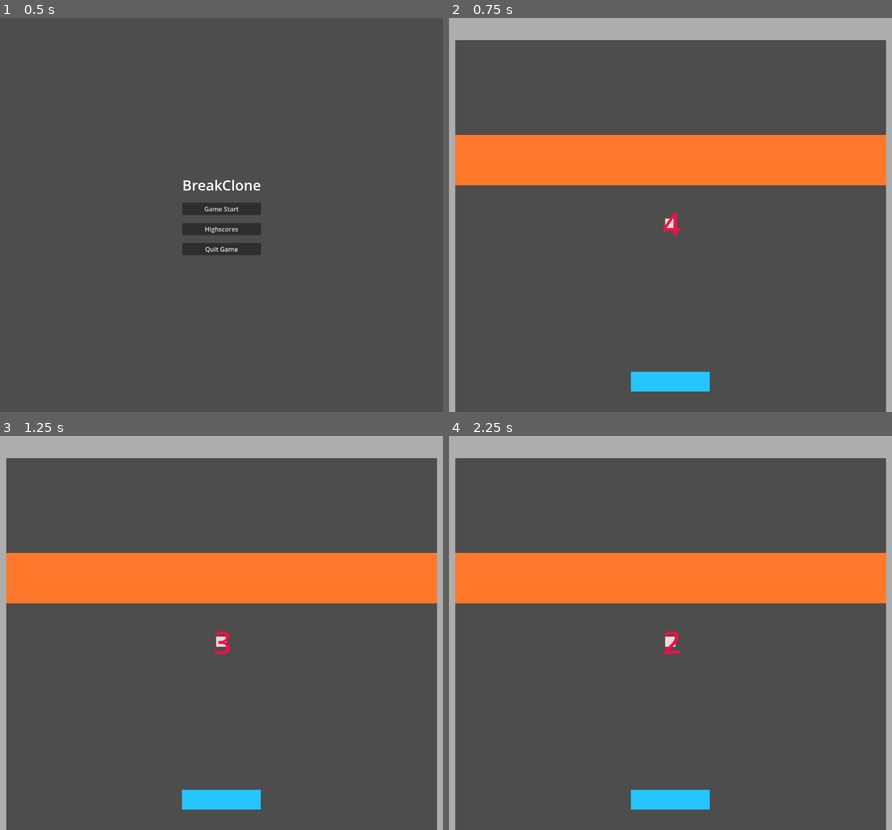
Above: before the commit, frames 1-4 (two rows, left to right).
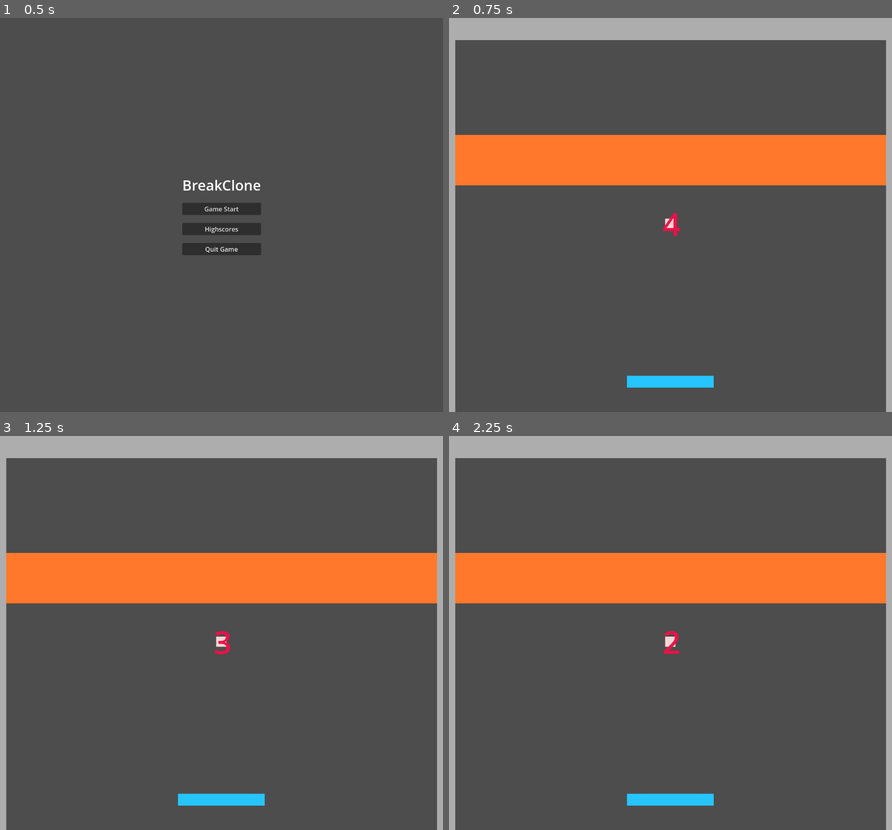
Above: after the commit, the same moments.

Repository: KeiGar/OrbFall
Game: Godot game, scene res://scenes/menus/main_menu_controls.tscn
Same seed, same stepped clock (60 frames per second), same inputs: the game is played once before the commit and once after it.
Inputs:
- Up to frame 1 (0.5 s): no input
- Up to frame 2 (0.75 s): click "Game Start" at 0.5 s
- Up to frame 3 (1.25 s): no input
- Up to frame 4 (2.25 s): hold D (player_moveRight) 1.28-2.03 s; tap Enter at 2 s; hold A (player_moveLeft) from 2.03 s (still down)

Frame 1 is identical in both runs. In frame 2, 0.4% of the frame differs, in the area x 40-60%, y 89-95%; in frame 3, 0.4%; in frame 4, 0.4%.

Commit message:
implemented paddle bounce logic

Diff:
--- a/scenes/game_assets/level_scene.tscn
+++ b/scenes/game_assets/level_scene.tscn
@@ -19,6 +19,8 @@
 
 [node name="Player" parent="." instance=ExtResource("1_u48xk")]
 position = Vector2(0, 402)
+paddle_width = 220.0
+paddle_height = 30.0
 
 [node name="Ball" parent="." instance=ExtResource("2_ro0ch")]
 position = Vector2(0, 1)
--- a/scripts/game_assets/ball.gd
+++ b/scripts/game_assets/ball.gd
@@ -27,7 +27,7 @@
 			var collider_obj := hit.get_collider()
 			var collider: Node = collider_obj if collider_obj is Node else null
 			if collider.is_in_group("player"):
-				collideWithPlayer(hit)
+				remainder = collideWithPlayer(hit)
 			else:
 				remainder = collideWithBody(hit)
 			ball_collision.emit(collider)
@@ -44,7 +44,6 @@
 
 func collideWithBody(hit: KinematicCollision2D) -> Vector2:
 	var n := hit.get_normal()
-	var p := hit.get_position()
 	dir = dir.bounce(n).normalized()
 	var rem := hit.get_remainder()
 	velocity = dir * speed
@@ -55,6 +54,12 @@
 	var player: Node2D = collider if collider is Node2D else null
 	var hit_pos = position.x
 	var player_center = player.position.x
+	var half_w = player.paddle_width / 2
+	var offset = (hit_pos - player_center) / half_w
+	var max_angle = deg_to_rad(60)
+	var bounce_angle = offset * max_angle
+
+	dir = Vector2(sin(bounce_angle), -cos(bounce_angle)).normalized()
 
 	var rem := hit.get_remainder()
 	return rem
--- a/scripts/game_assets/player.gd
+++ b/scripts/game_assets/player.gd
@@ -1,5 +1,6 @@
 extends CharacterBody2D
 @onready var paddle_shape: Polygon2D = $PaddleShape
+@onready var collision_shape: CollisionShape2D = $CollisionShape2D
 
 @export var paddle_width: float = 200
 @export var paddle_height: float = 50
@@ -14,6 +15,8 @@
 		paddle_shape.polygon[1] = Vector2(hw, -hh)
 		paddle_shape.polygon[2] = Vector2(hw, hh)
 		paddle_shape.polygon[3] = Vector2(-hw, hh)
+	collision_shape.shape.size.x = paddle_width
+	collision_shape.shape.size.y = paddle_height
 
 func _physics_process(delta: float) -> void:
 	var dir = 0
Not shown: 2 places in scenes/game_assets/player.tscn that only renumber resources
